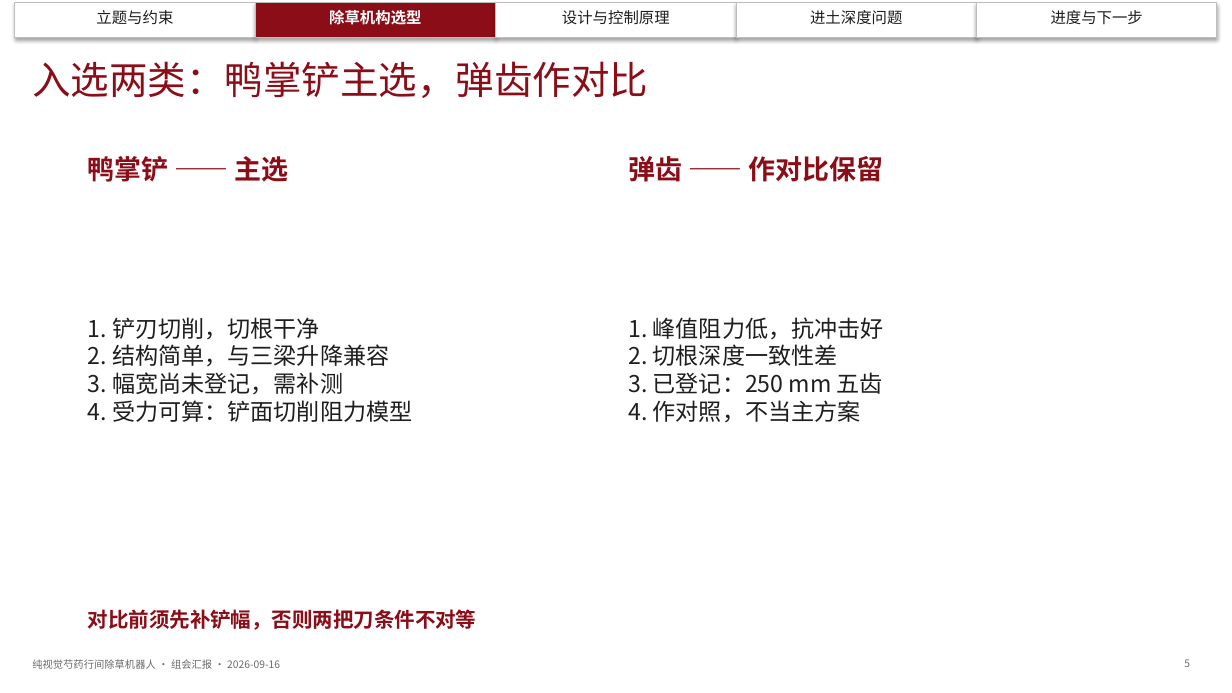
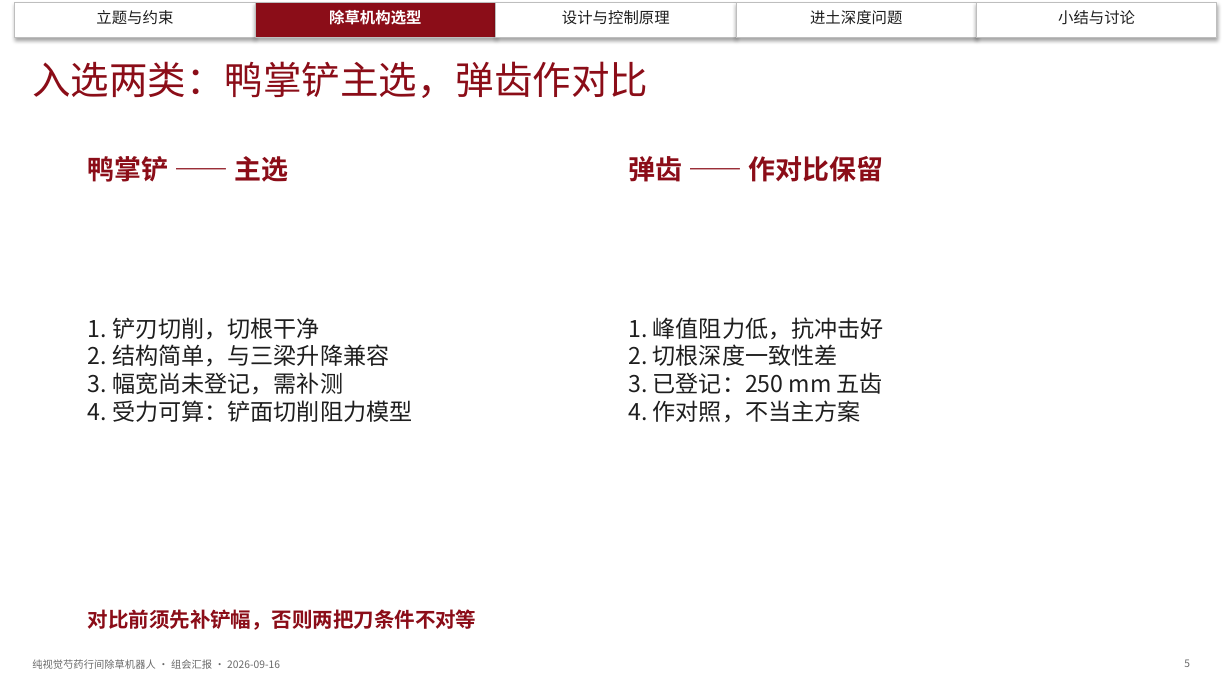
Before and after one commit to dangan2276326123-svg/zcode-chucao, a slide deck: slide 5 of docs/组会汇报_20260916/组会汇报_纯视觉芍药行间除草机器人_20260916.pptx. Drawn at 1232x693 pixels with LibreOffice and Linux fonts; fonts in the diff are those of the drawing. Boxes give left, top, right and bottom in pixels: in the first picture for what was removed or moved away, otherwise in the second. Text is boxed around its words. In the diff, an @@ line names an element or a change of style, - is before the commit and + after.

```diff
--- a/docs/组会汇报_20260916/组会汇报_纯视觉芍药行间除草机器人_20260916.pptx
+++ b/docs/组会汇报_20260916/组会汇报_纯视觉芍药行间除草机器人_20260916.pptx
@@ text at [1058,10,1135,25]: text changed @@
-进度与下一步
+小结与讨论
```
Also in this commit, not shown: 15 other slides changed, 1 slide removed, 7 other files.
